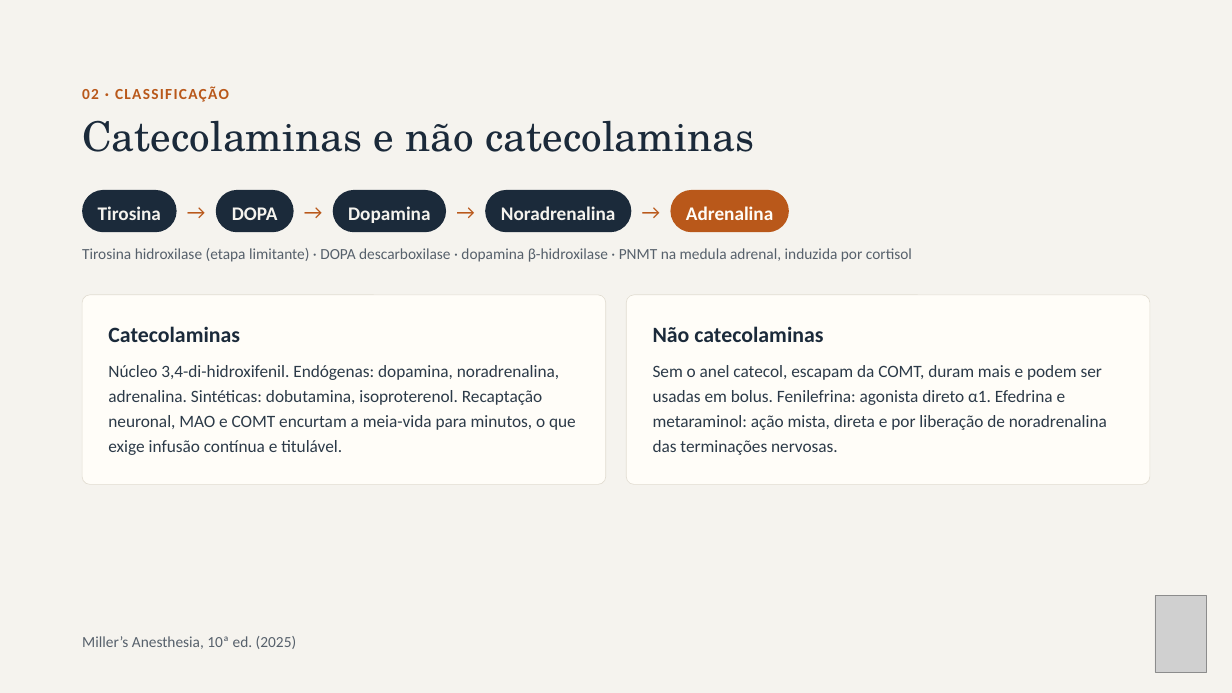
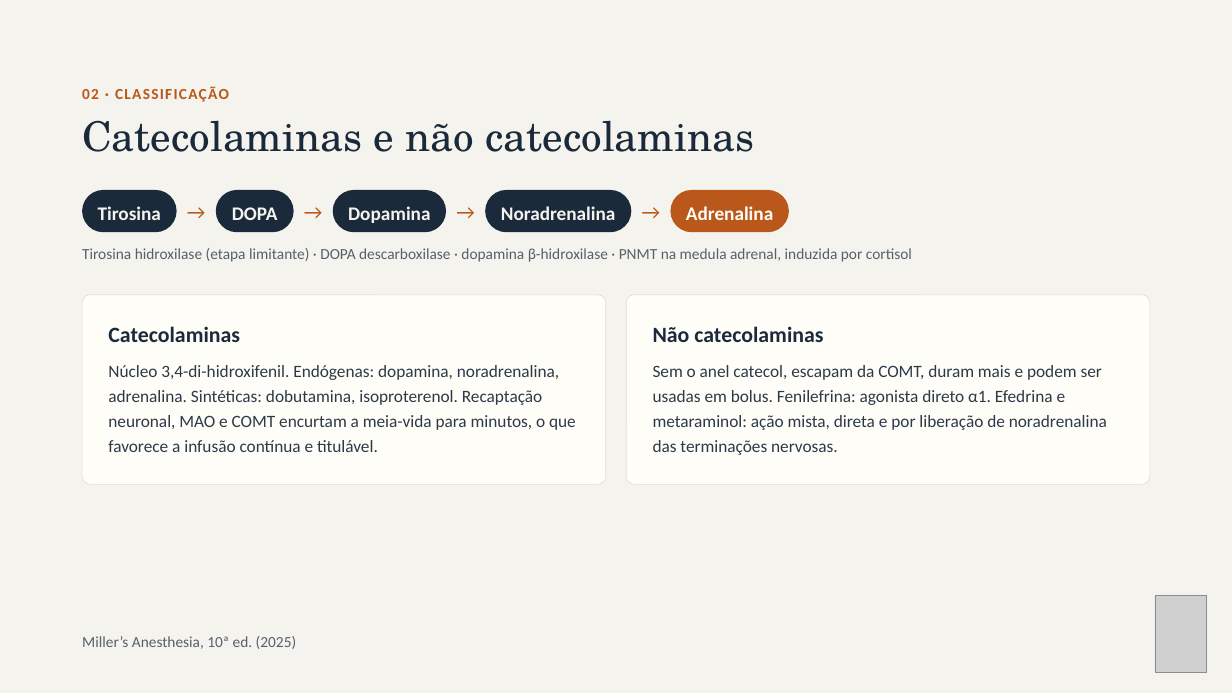
Before and after one commit to brunomoraesdubois-bit/Bruno, a slide deck: slide 6 of apresentacao/Aminas_Vasoativas.pptx. Drawn at 1232x693 pixels with LibreOffice and Linux fonts; fonts in the diff are those of the drawing; grey boxes stand for pictures. Boxes give left, top, right and bottom in pixels: in the first picture for what was removed or moved away, otherwise in the second. Text is boxed around its words. In the diff, an @@ line names an element or a change of style, - is before the commit and + after.

```diff
--- a/apresentacao/Aminas_Vasoativas.pptx
+++ b/apresentacao/Aminas_Vasoativas.pptx
@@ text at (108, 365, 576, 452): text changed @@
-Núcleo 3,4-di-hidroxifenil. Endógenas: dopamina, noradrenalina, adrenalina. Sintéticas: dobutamina, isoproterenol. Recaptação neuronal, MAO e COMT encurtam a meia-vida para minutos, o que exige infusão contínua e titulável.
+Núcleo 3,4-di-hidroxifenil. Endógenas: dopamina, noradrenalina, adrenalina. Sintéticas: dobutamina, isoproterenol. Recaptação neuronal, MAO e COMT encurtam a meia-vida para minutos, o que favorece a infusão contínua e titulável.
```
Also in this commit, not shown: 4 other slides changed, 43 other files.
